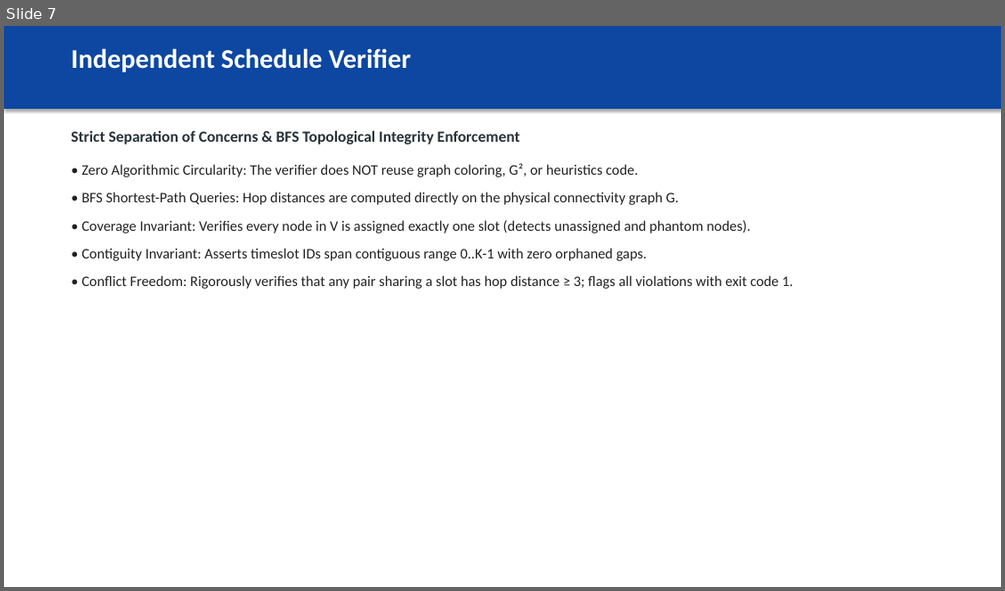
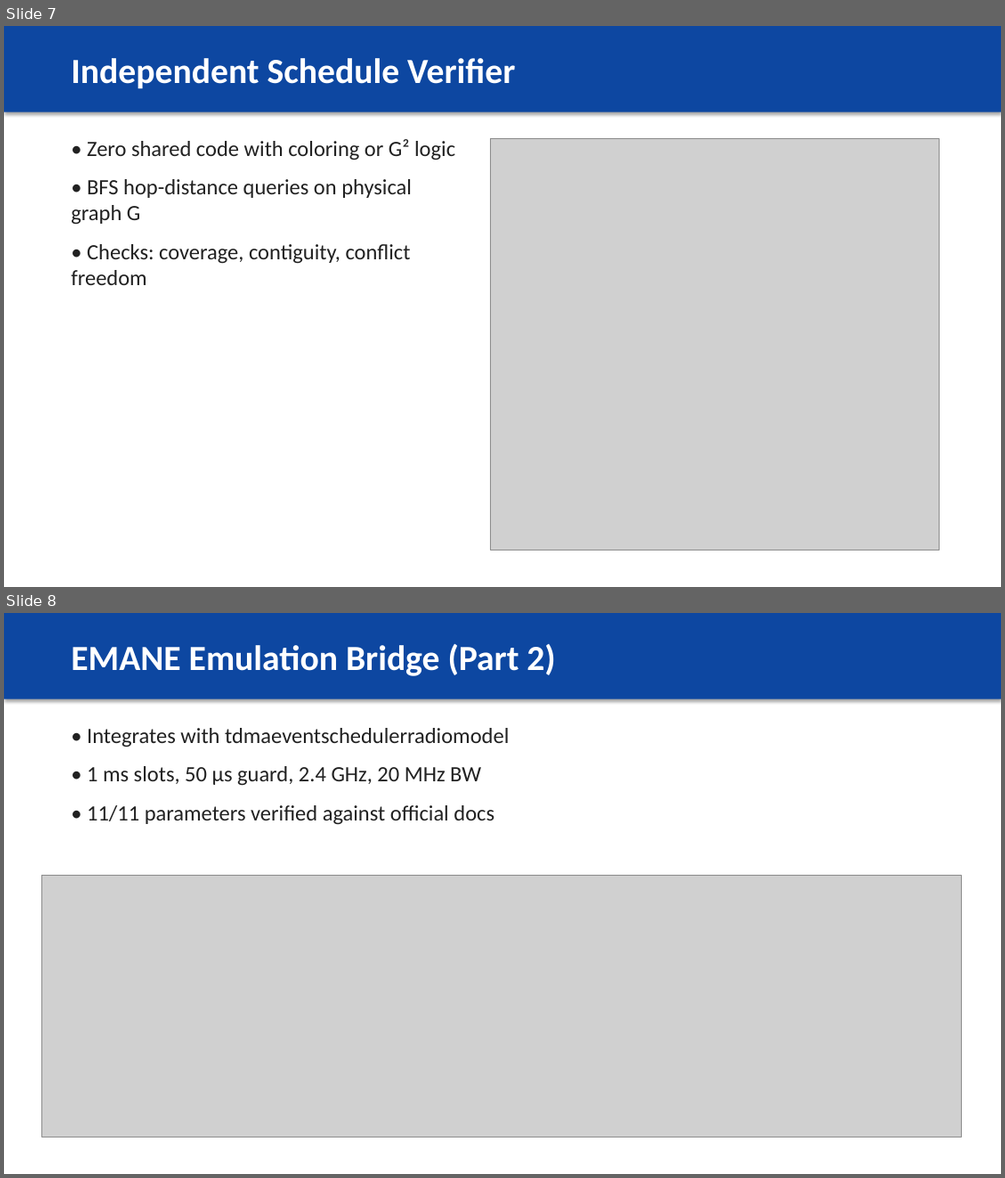
Before and after one commit to athishio/tdma-schedule-optimizer, a slide deck: docs/presentation.pptx. Shown one above the other, each under a label of ours: slide 7 before the commit, slides 7 and 8 after it. The pictures are 1005x591 and 1005x1178 pixels, drawn with LibreOffice and Linux fonts; fonts in the diff are those of the drawing; grey boxes stand for pictures. Boxes give left, top, right and bottom in pixels: in the first picture for what was removed or moved away, otherwise in the second. Text is boxed around its words. In the diff, an @@ line names an element or a change of style, - is before the commit and + after.

Commit message:
docs: rebuild full design PDF and visual presentation deck with corrected text and layout

```diff
--- a/docs/presentation.pptx
+++ b/docs/presentation.pptx
@@ slide 8 added at bbox=[4, 613, 1001, 1174], background #FFFFFF @@
@@ rectangle added at bbox=[4, 613, 1001, 699], fill #0D47A1 @@
@@ text added at bbox=[71, 643, 555, 676], 34 pt, text #FFFFFF, bold @@
+EMANE Emulation Bridge (Part 2)
@@ text added at bbox=[87, 728, 509, 825], 21 pt, text #212121 @@
+• Integrates with tdmaeventschedulerradiomodel
+• 1 ms slots, 50 µs guard, 2.4 GHz, 20 MHz BW
+• 11/11 parameters verified against official docs
@@ picture added at bbox=[41, 875, 961, 1136] @@
@@ slide 7 changed as well @@
@@ rectangle: place and size @@
-rectangle at bbox=[4, 26, 1001, 108]
+rectangle at bbox=[4, 26, 1001, 112]
@@ rectangle at bbox=[4, 26, 1001, 112]: outline #0D47A1 0.75 pt to none @@
@@ text "Independent Schedule Verifier" at bbox=[71, 58, 515, 89]: size 26 to 34 pt; vertical alignment top to middle @@
@@ text at bbox=[71, 139, 455, 285]: text changed; size 15 to 21 pt; text colour #263238 to #212121; bold off @@
-Strict Separation of Concerns & BFS Topological Integrity Enforcement
+• Zero shared code with coloring or G² logic
+• BFS hop-distance queries on physical graph G
+• Checks: coverage, contiguity, conflict freedom
@@ picture added at bbox=[490, 138, 938, 549] @@
@@ text removed at bbox=[81, 163, 793, 289] @@
-• Zero Algorithmic Circularity: The verifier does NOT reuse graph coloring, G², or heuristics code.
-• BFS Shortest-Path Queries: Hop distances are computed directly on the physical connectivity graph G.
-• Coverage Invariant: Verifies every node in V is assigned exactly one slot (detects unassigned and phantom nodes).
-• Contiguity Invariant: Asserts timeslot IDs span contiguous range 0..K-1 with zero orphaned gaps.
-• Conflict Freedom: Rigorously verifies that any pair sharing a slot has hop distance ≥ 3; flags all violations with exit code 1.
```
Also in this commit, not shown: 7 other slides changed, 1 other slide added, 2 slides removed, 3 other files.
